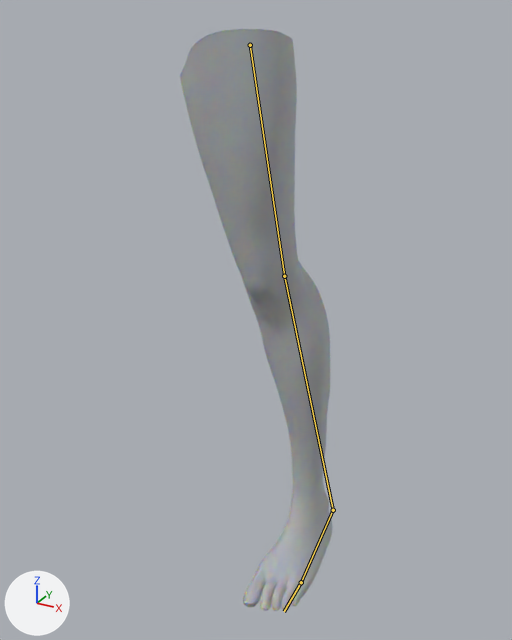
The Blender file Unity/PhantomLimb-RA/Assets/Models/Leg/MF_Pierna_L_3D_rigged.blend: old version first, new version second.
Camera for both pictures: a camera (50 mm lens) standing at (0.444, -0.609, 0.614) and looking at (0.106, 0.005, 0.307). Arrows for +X, +Y and +Z are at lower left; the lights stay in place. Both versions are drawn at the pose saved in each file; the numbers are the values there. The bones that bend it are drawn over the model as lines.

Names of what the first picture shows: 'human_female_base01.002'.
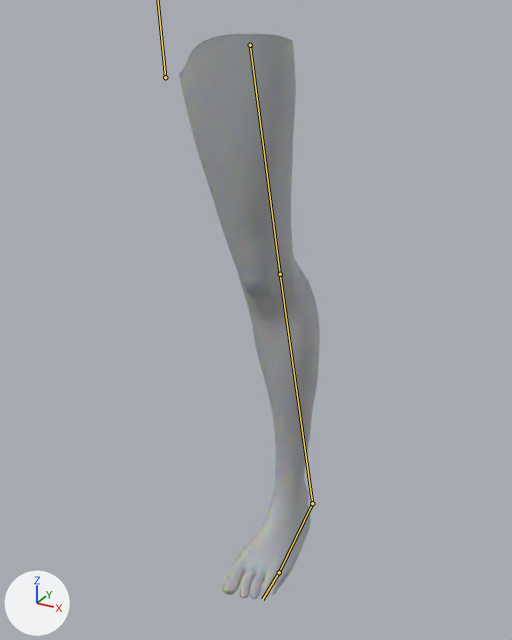
Boxes [x1, y1, x2, y2] around the edits, measured in the pictures (512 x 640 px):
'human_female_base01.002', posed (7% narrower): before [180, 29, 332, 611]; after [179, 34, 320, 599]

What changed in the scene script:
```text
Change bone_controldetobillo_l:
    where bone_controldetobillo_l = bpy.data.objects['Armature'].pose.bones['ControlDeTobillo.L']
    bone_controldetobillo_l.location: (-0.03, -0.007, -0.006) -> (0.0, 0.0, 0.0)
```
